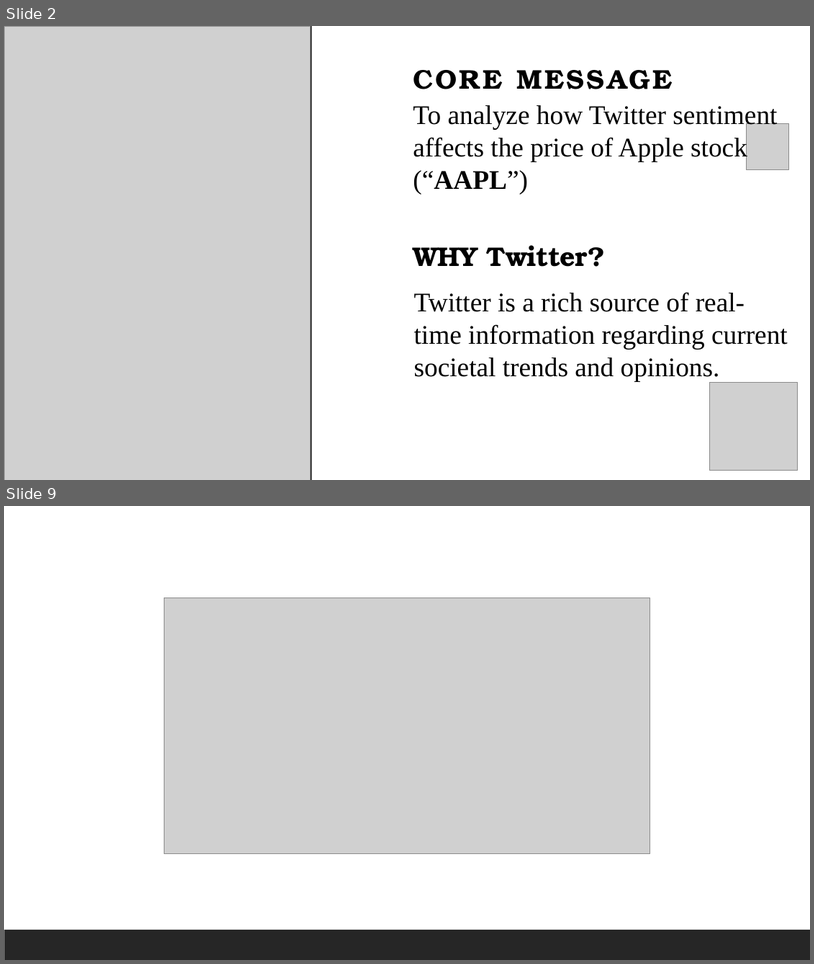
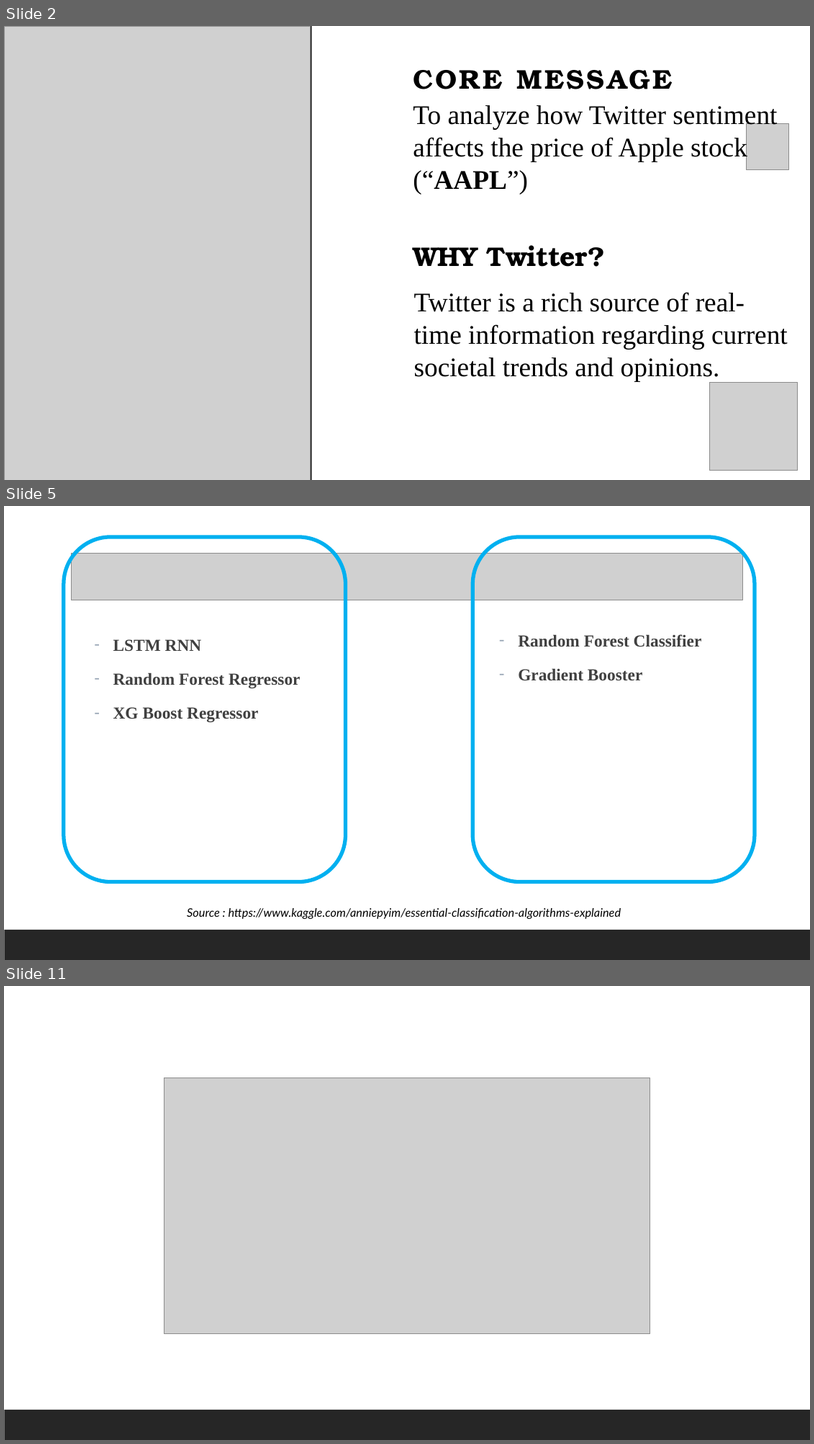
Before and after one commit to you915/Sentiment-Analysis-of-Twitter-Data-for-predicting-Apple-stock-price, a slide deck: Project 2 - Group 4.pptx. Shown one above the other, each under a label of ours: slides 2 and 9 before the commit, slides 2, 5 and 11 after it; the slides between them are not shown. The pictures are 814x964 and 814x1444 pixels, drawn with LibreOffice and Linux fonts; fonts in the diff are those of the drawing; grey boxes stand for pictures. Boxes give left, top, right and bottom in pixels: in the first picture for what was removed or moved away, otherwise in the second. Text is boxed around its words. In the diff, an @@ line names an element or a change of style, - is before the commit and + after.

```diff
--- a/Project 2 - Group 4.pptx
+++ b/Project 2 - Group 4.pptx
@@ slide 5 added at <box>4,506,810,960</box>, background #FFFFFF; not listed: 1 template element that a slide beside it also shows @@
@@ rounded rectangle added at <box>64,537,346,882</box>, outline #00B0F0 4.5 pt @@
@@ rounded rectangle added at <box>473,537,755,882</box>, outline #00B0F0 4.5 pt @@
@@ picture added at <box>72,554,743,600</box> @@
@@ text added at <box>518,634,702,680</box>, 20 pt, text #404040, bold @@
+– Random Forest Classifier
+– Gradient Booster
@@ text added at <box>113,639,300,722</box>, 20 pt, text #404040, bold @@
+– LSTM RNN
+– Random Forest Regressor
+– XG Boost Regressor
@@ text added at <box>187,908,622,919</box>, 14 pt, text #000000, italic @@
+Source : https://www.kaggle.com/anniepyim/essential-classification-algorithms-explained
@@ what was slide 9 is now slide 11 @@
```
Also in this commit, not shown: 5 slides changed, 2 other slides added, 1 slide removed.
